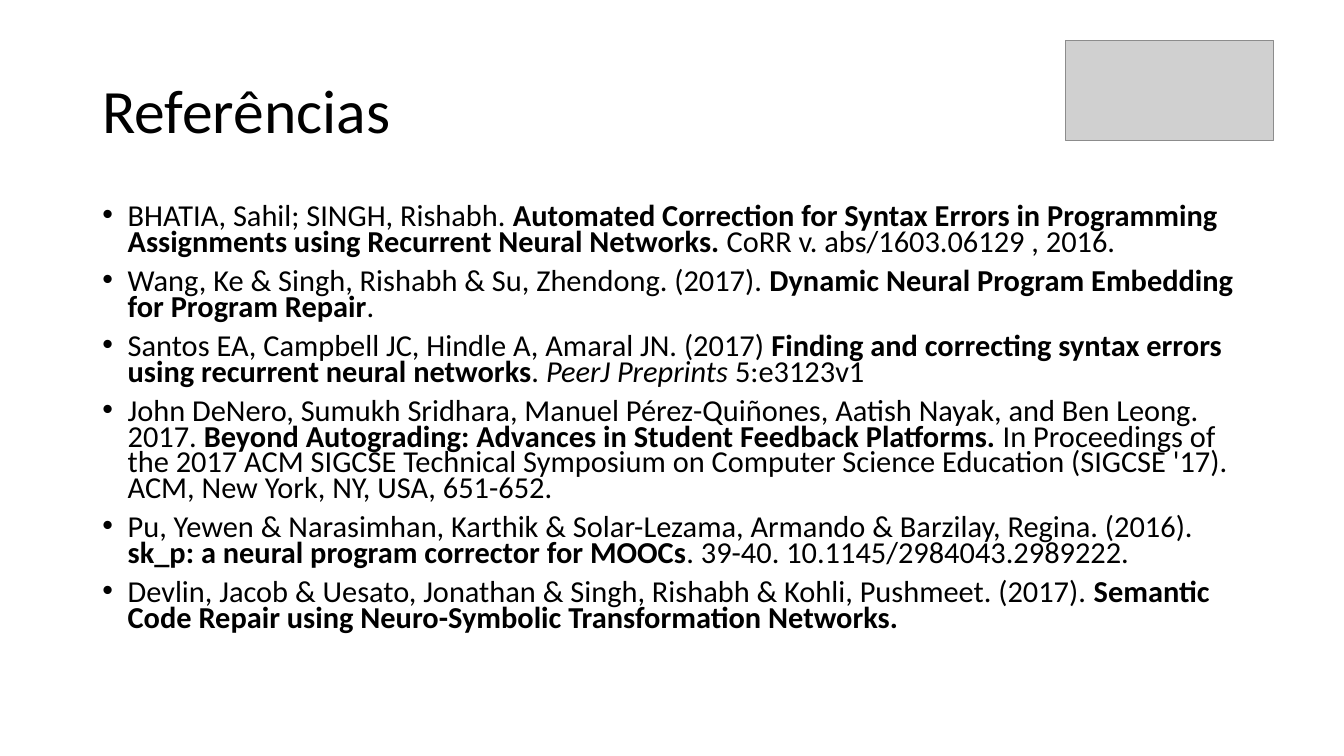
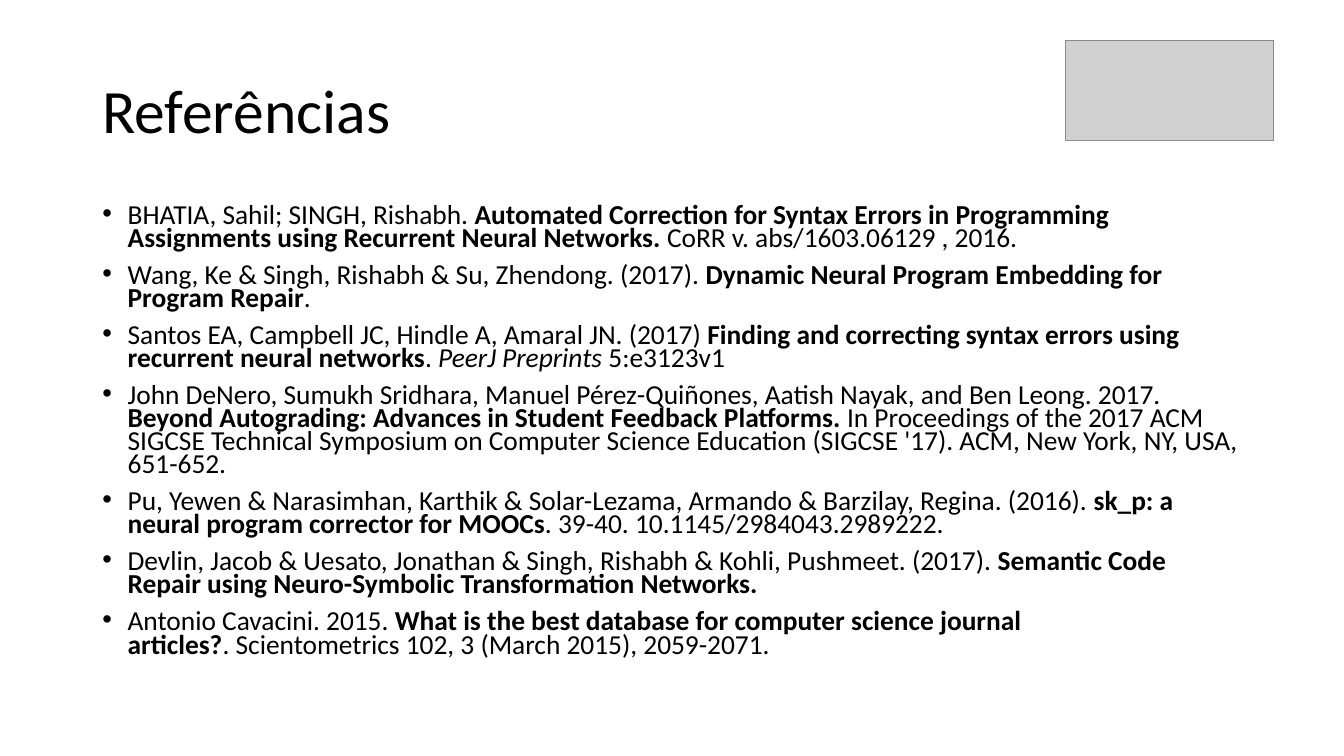
Before and after one commit to mrezende/mpq-discipline, a slide deck: slide 12 of exercise5/presentation/Apresentacao.pptx. Drawn at 1344x756 pixels with LibreOffice and Linux fonts; fonts in the diff are those of the drawing; grey boxes stand for pictures. Boxes give left, top, right and bottom in pixels: in the first picture for what was removed or moved away, otherwise in the second. Text is boxed around its words. In the diff, an @@ line names an element or a change of style, - is before the commit and + after.

Commit message:
adicionando referencia na Apresentacao

```diff
--- a/exercise5/presentation/Apresentacao.pptx
+++ b/exercise5/presentation/Apresentacao.pptx
@@ text at (x1=128, y1=204, x2=1237, y2=598): size 21.7 to 19.6 pt in "BHATIA, Sahil; SINGH, Rishabh. Automated Correction for ...", "Wang, Ke & Singh, Rishabh & Su, ...", "Santos EA, Campbell JC, Hindle A, Amaral ...", "John DeNero, Sumukh Sridhara, Manuel Pérez-Quiñones, Aatish ..." and 2 more places @@
@@ text at (x1=128, y1=610, x2=1021, y2=658): paragraph added @@
+• Antonio Cavacini. 2015. What is the best database for computer science journal articles?. Scientometrics 102, 3 (March 2015), 2059-2071.
```
